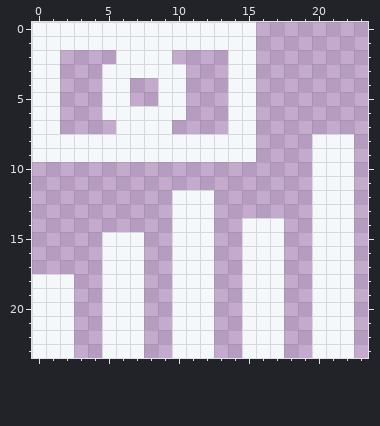
A pixel-art file gets an edit: assets/icons/angelus2010/HUDBottom/ang-finances.aseprite. Above: the version before the commit.
24x24 pixels, 1 frame.
Now the later version:
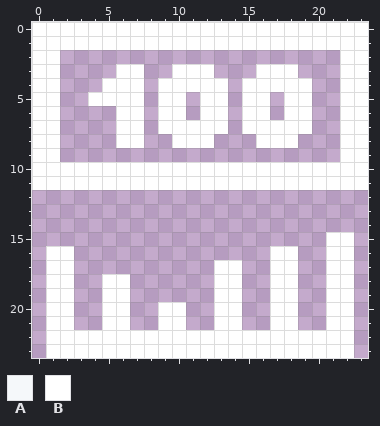
Palette (. is transparent): A #f5f8fa  B #ffffff
Edits made:
@@ x 0..23 @@
- 0 AAAAAAAAAAAAAAAA........
- 1 AAAAAAAAAAAAAAAA........
- 2 AA....AAAA....AA........
- 3 AA...AAAAAA...AA........
- 4 AA...AA..AA...AA........
- 5 AA...AA..AA...AA........
- 6 AA...AAAAAA...AA........
- 7 AA....AAAA....AA........
- 8 AAAAAAAAAAAAAAAA....AAA.
- 9 AAAAAAAAAAAAAAAA....AAA.
-10 ....................AAA.
-11 ....................AAA.
-12 ..........AAA.......AAA.
-13 ..........AAA.......AAA.
-14 ..........AAA..AAA..AAA.
-15 .....AAA..AAA..AAA..AAA.
-16 .....AAA..AAA..AAA..AAA.
-17 .....AAA..AAA..AAA..AAA.
-18 AAA..AAA..AAA..AAA..AAA.
-19 AAA..AAA..AAA..AAA..AAA.
-20 AAA..AAA..AAA..AAA..AAA.
-21 AAA..AAA..AAA..AAA..AAA.
-22 AAA..AAA..AAA..AAA..AAA.
-23 AAA..AAA..AAA..AAA..AAA.
+ 0 BBBBBBBBBBBBBBBBBBBBBBBB
+ 1 BBBBBBBBBBBBBBBBBBBBBBBB
+ 2 BB....................BB
+ 3 BB....BB..BBB...BBB...BB
+ 4 BB...BBB.BBBBB.BBBBB..BB
+ 5 BB..BBBB.BB.BB.BB.BB..BB
+ 6 BB....BB.BB.BB.BB.BB..BB
+ 7 BB....BB.BBBBB.BBBBB..BB
+ 8 BB....BB..BBB...BBB...BB
+ 9 BB....................BB
+10 BBBBBBBBBBBBBBBBBBBBBBBB
+11 BBBBBBBBBBBBBBBBBBBBBBBB
+12 ........................
+13 ........................
+14 ........................
+15 .....................BB.
+16 .BB..............BB..BB.
+17 .BB..........BB..BB..BB.
+18 .BB..BB......BB..BB..BB.
+19 .BB..BB......BB..BB..BB.
+20 .BB..BB..BB..BB..BB..BB.
+21 .BB..BB..BB..BB..BB..BB.
+22 .BBBBBBBBBBBBBBBBBBBBBB.
+23 .BBBBBBBBBBBBBBBBBBBBBB.
Boxes around the changes in both pictures, in picture pixels (x1, y1, x2, y2):
changed: (32, 22, 368, 358)
